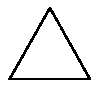
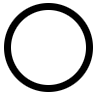
Layers edited between the first and the second 96px x 96px image:
hid "3szög", painted on it over [4, 4, 93, 85]
showed "Háttér", painted on it over [4, 3, 93, 92]
